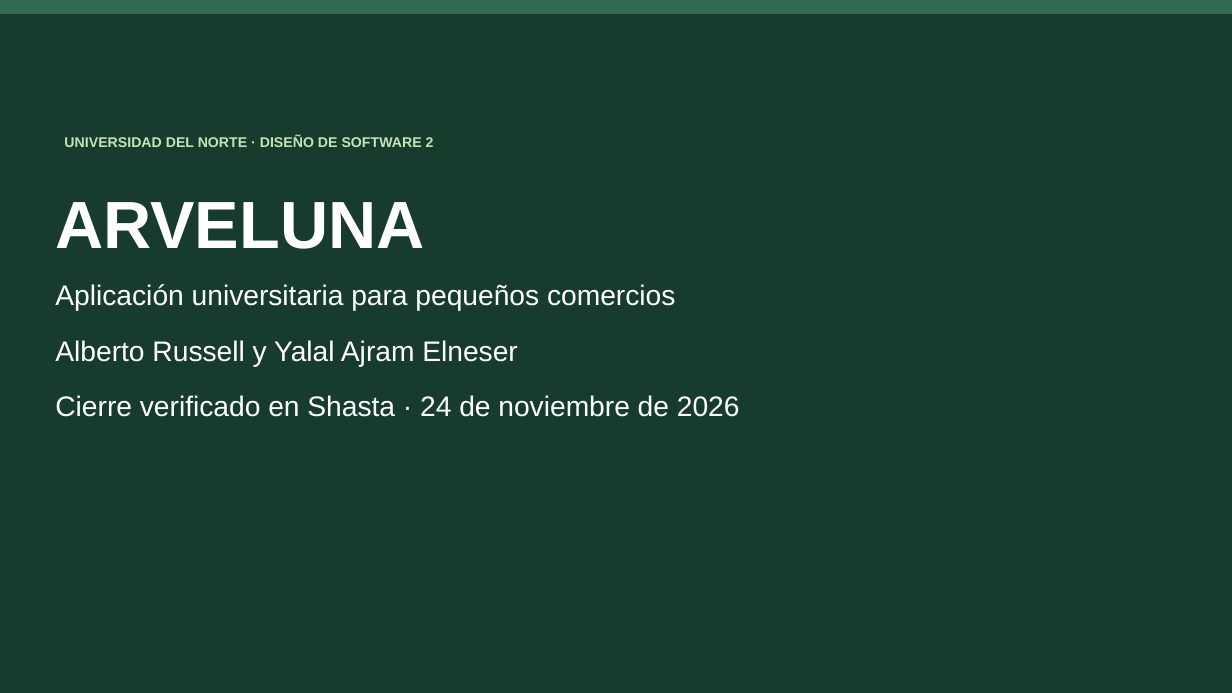
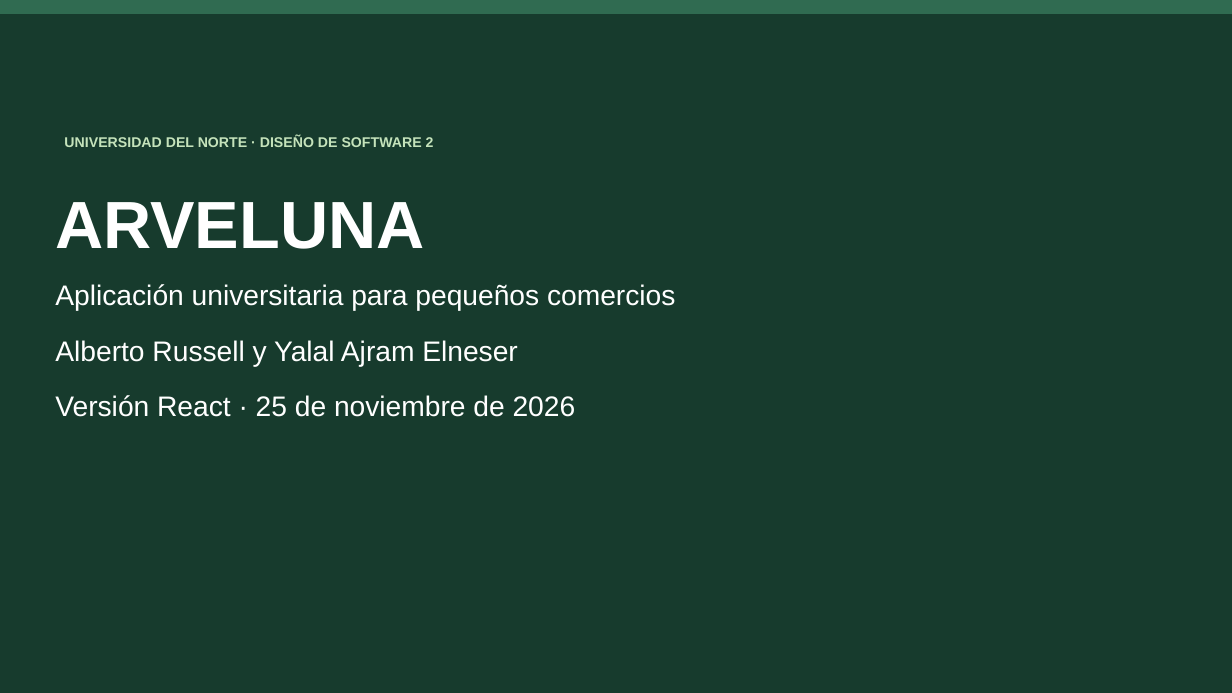
Before and after one commit to RS04a/ervanula, a slide deck: slide 1 of docs/full-app/entrega/ARVELUNA_Defensa.pptx. Drawn at 1232x693 pixels with LibreOffice and Linux fonts; fonts in the diff are those of the drawing. Boxes give left, top, right and bottom in pixels: in the first picture for what was removed or moved away, otherwise in the second. Text is boxed around its words. In the diff, an @@ line names an element or a change of style, - is before the commit and + after.

Commit message:
feat(frontend): finalize React commerce portal

```diff
--- a/docs/full-app/entrega/ARVELUNA_Defensa.pptx
+++ b/docs/full-app/entrega/ARVELUNA_Defensa.pptx
@@ text at [55,395,576,417]: text changed @@
-Cierre verificado en Shasta · 24 de noviembre de 2026
+Versión React · 25 de noviembre de 2026
```
Also in this commit, not shown: 5 other slides changed, 2 slides added, 40 other files.
